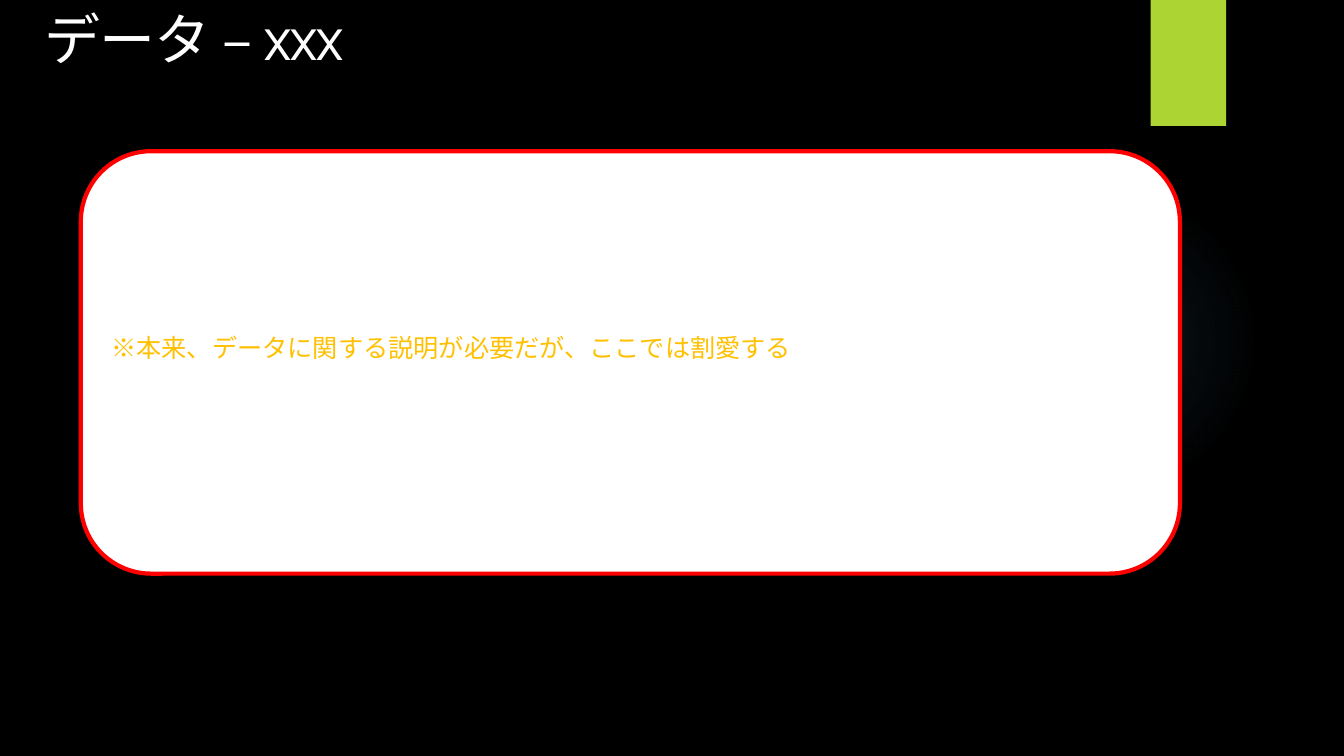
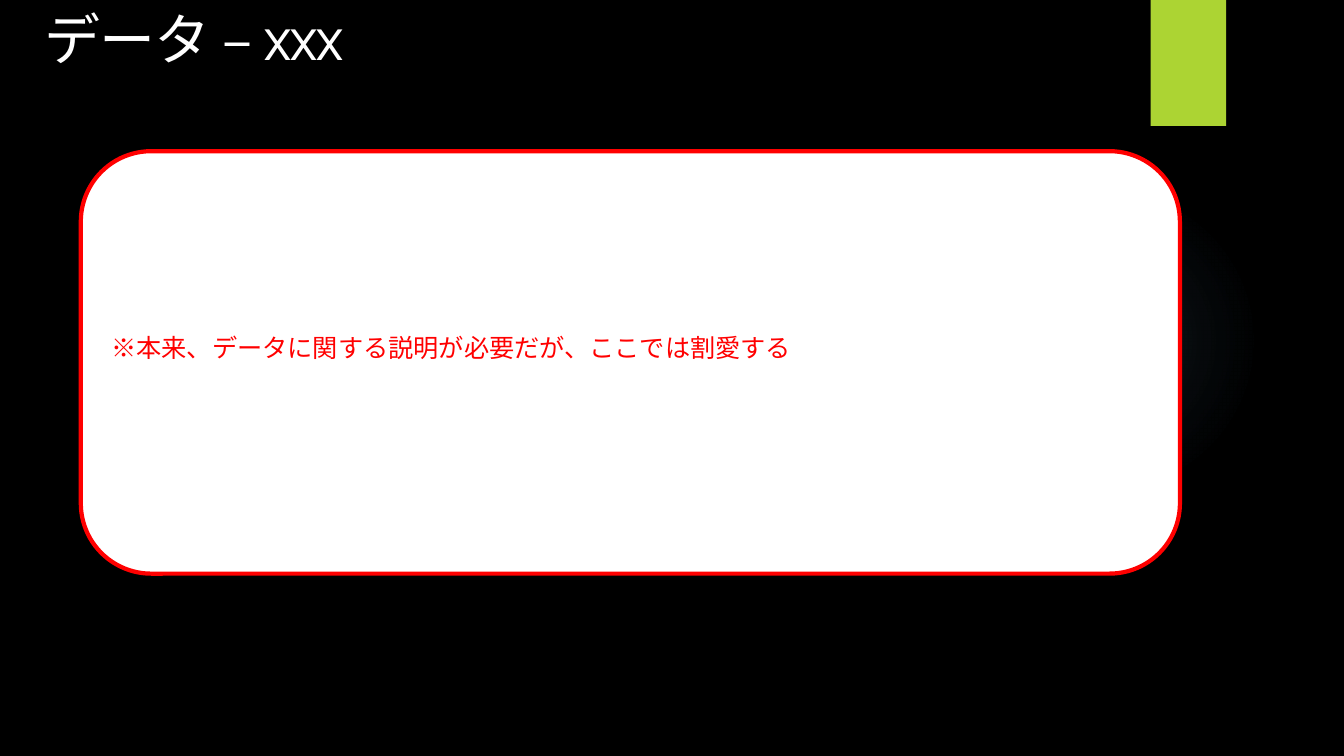
Before and after one commit to SYCastle/data_analysis, a slide deck: slide 14 of 分析提案書_サンプル.pptx (slide 13 before the commit). Drawn at 1344x756 pixels with LibreOffice and Linux fonts; fonts in the diff are those of the drawing; background and template pictures are left out. Boxes give left, top, right and bottom in pixels: in the first picture for what was removed or moved away, otherwise in the second. Text is boxed around its words. In the diff, an @@ line names an element or a change of style, - is before the commit and + after.

```diff
--- a/分析提案書_サンプル.pptx
+++ b/分析提案書_サンプル.pptx
@@ rounded rectangle "※本来、データに関する説明が必要だが、ここでは割愛する" at [81, 151, 1180, 574]: text colour #FFC000 to #FF0000 @@
```
Also in this commit, not shown: 7 other slides changed, 1 slide added.
